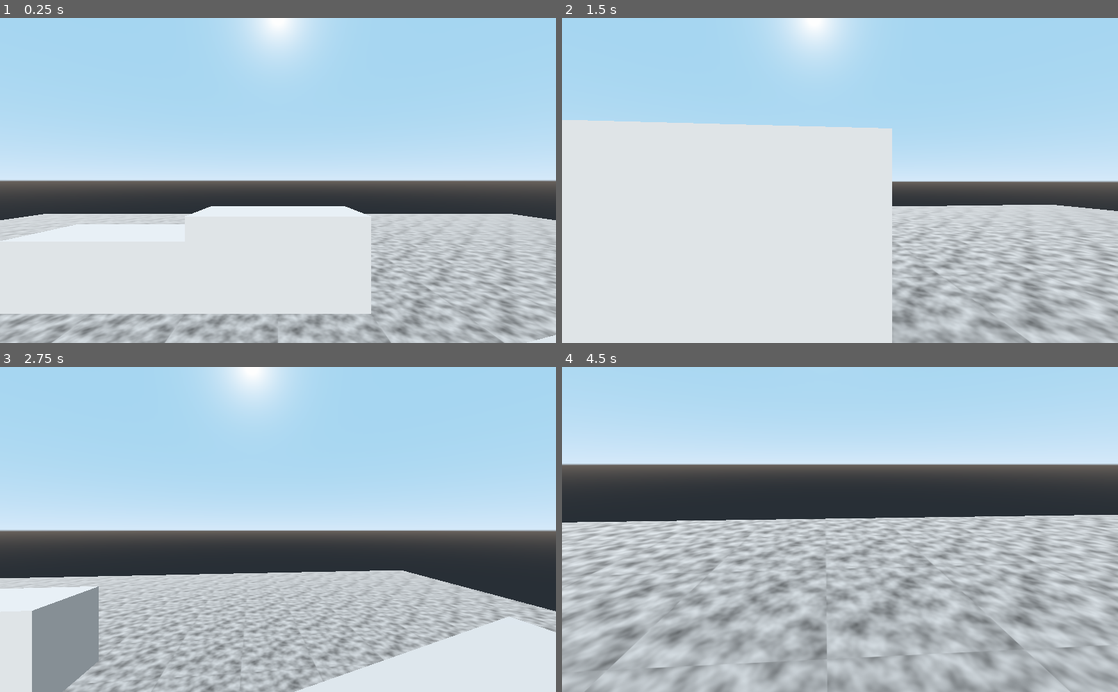
Above: before the commit, frames 1-4 (two rows, left to right).
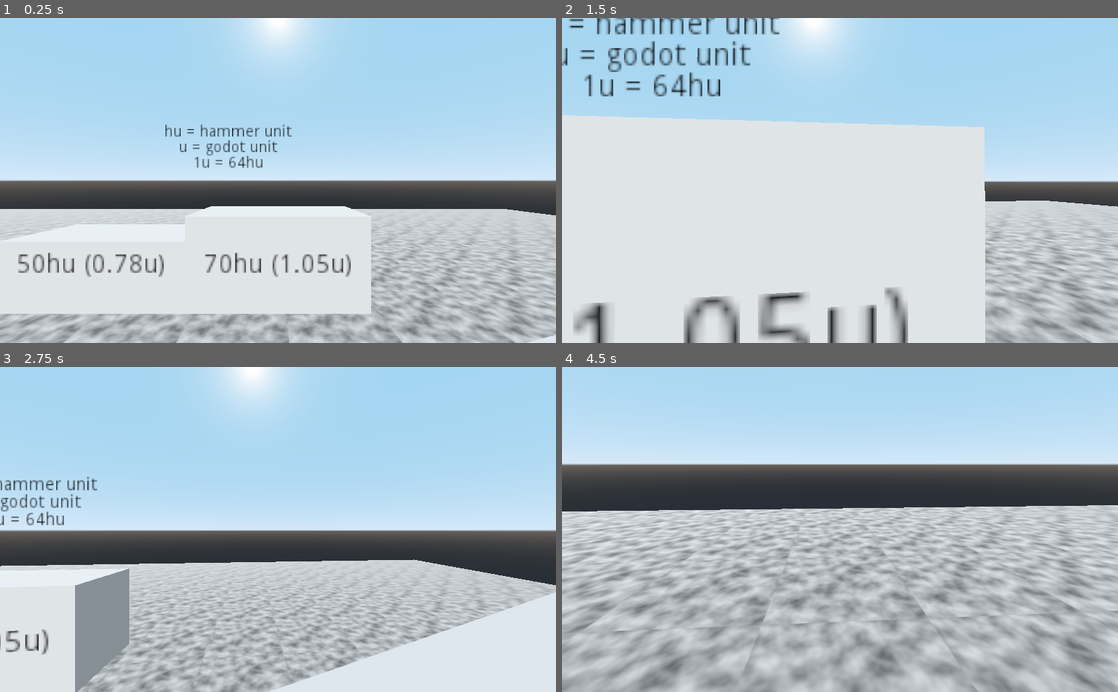
Above: after the commit, the same moments.

Repository: Jack3G/first-person-character
Game: Godot game, scene res://src/test_level.tscn
Two runs of this game, one before a commit and one after it. Both use one fixed random seed, a clock stepped at 60 frames per second and the inputs below.
Inputs (mouse positions are in pixels of both pictures, inside the frame that each line leads up to):
- Up to frame 1 (0.25 s): no input
- Up to frame 2 (1.5 s): move the mouse to (867, 180) at 0.52 s; hold W (move_forward) 0.53-1.28 s; tap ` (capture_mouse) at 0.6 s; tap Space (jump) at 0.77 s; move the mouse to (728, 196) at 1.27 s; hold S (move_back) from 1.28 s (still down); tap Ctrl (crouch) at 1.35 s
- Up to frame 3 (2.75 s): tap Space (jump) at 1.52 s; move the mouse to (333, 458) at 2.02 s; release S (move_back) at 2.03 s; hold D (move_right) from 2.03 s (still down); tap ` (capture_mouse) at 2.1 s
- Up to frame 4 (4.5 s): move the mouse to (834, 536) at 2.77 s; release D (move_right) at 2.78 s; hold W (move_forward) 2.78-4.28 s; tap Ctrl (crouch) at 2.85, 4.35 s; tap Space (jump) at 3.02, 3.77 s; move the mouse to (878, 532) at 3.52 s; tap ` (capture_mouse) at 3.6 s; move the mouse to (673, 480) at 4.27 s; hold A (move_left) from 4.28 s (still down)

The runs differ from the first frame. In frame 1, 8.7% of the frame differs, in the area x 0-100%, y 32-100%; in frame 2, 18%; in frame 3, 16%; in frame 4, 25%, in the area x 0-100%, y 42-100%.

Commit message:
Added surfing
Turns out it was already mostly there. I underestimated KinematicBody.
Also I added some surf panels to the test level.

Diff:
--- a/src/player/player.gd
+++ b/src/player/player.gd
@@ -16,11 +16,12 @@
 export var stand_height: float = 1.29688 # 83hu
 export var crouch_time: float = 0.2
 export var snap_distance: float = 0.125
+export var max_floor_angle: float = PI/4
 
 export var max_speed: float = 4.6875 # 300hu
 export var accel: float = max_speed * 10
 export var max_air_speed: float = 1
-export var air_accel: float = accel
+export var air_accel: float = 15
 export var friction: float = max_speed * 2
 # I couldn't find exactly what this should be, but the player needs to be able
 # to jump up 70hu (1.09u) with crouching, 50hu (0.78u) without.
@@ -106,7 +107,8 @@
 	var snap: Vector3 = -self.get_floor_normal() * snap_distance
 
 
-	if self.is_on_floor():
+	# if the floor is too steep use air movement (slide off / surfing)
+	if self.is_on_floor() and self.get_floor_angle() <= max_floor_angle:
 		_coyote_mode = true
 	if not self.is_on_floor() and _coyote_mode and coyote_timer.is_stopped():
 		coyote_timer.start()
@@ -149,6 +151,7 @@
 		if input == Vector3.ZERO and vel_flat.length() < fric_force.length()/2:
 			_vel.x = 0
 			_vel.z = 0
+
 	else: # Air Movement
 		var proj = _vel.project(wish_dir)
 		var is_away = wish_dir.dot(proj) <= 0
@@ -185,8 +188,9 @@
 		get_tree().create_tween().tween_property(hull, "translation",
 			Vector3.ZERO, crouch_time)
 
+
 	if not _coyote_mode:
 		_vel += get_gravity() * delta
 
-	# _vel = self.move_and_slide(_vel, Vector3.UP, true)
-	_vel = self.move_and_slide_with_snap(_vel, snap, Vector3.UP, true)
+	_vel = self.move_and_slide_with_snap(
+		_vel, snap, Vector3.UP, true, 4, max_floor_angle)
--- a/src/test_level.tscn
+++ b/src/test_level.tscn
@@ -1,27 +1,15 @@
-[gd_scene load_steps=10 format=2]
+[gd_scene load_steps=8 format=2]
 
 [ext_resource path="res://src/player/player.tscn" type="PackedScene" id=1]
 
-[sub_resource type="CubeMesh" id=1]
-size = Vector3( 20, 1, 20 )
+[sub_resource type="OpenSimplexNoise" id=9]
 
-[sub_resource type="OpenSimplexNoise" id=2]
+[sub_resource type="NoiseTexture" id=10]
+noise = SubResource( 9 )
 
-[sub_resource type="NoiseTexture" id=3]
-noise = SubResource( 2 )
-
-[sub_resource type="SpatialMaterial" id=4]
-albedo_texture = SubResource( 3 )
+[sub_resource type="SpatialMaterial" id=11]
+albedo_texture = SubResource( 10 )
 uv1_triplanar = true
-
-[sub_resource type="BoxShape" id=5]
-extents = Vector3( 10, 0.5, 10 )
-
-[sub_resource type="CapsuleMesh" id=6]
-radius = 0.25
-mid_height = 0.65
-radial_segments = 8
-rings = 2
 
 [sub_resource type="ProceduralSky" id=7]
 
@@ -30,16 +18,27 @@
 background_sky = SubResource( 7 )
 ambient_light_sky_contribution = 0.25
 
+[sub_resource type="CapsuleMesh" id=6]
+radius = 0.25
+mid_height = 0.65
+radial_segments = 8
+rings = 2
+
 [node name="TestLevel" type="Spatial"]
 
-[node name="Floor" type="StaticBody" parent="."]
+[node name="Floor" type="CSGBox" parent="."]
+transform = Transform( 1, 0, 0, 0, 1, 0, 0, 0, 1, -1.9, 0, 0 )
+use_collision = true
+width = 26.6
+height = 1.0
+depth = 23.4
+material = SubResource( 11 )
 
-[node name="MeshInstance" type="MeshInstance" parent="Floor"]
-mesh = SubResource( 1 )
-material/0 = SubResource( 4 )
+[node name="WorldEnvironment" type="WorldEnvironment" parent="."]
+environment = SubResource( 8 )
 
-[node name="CollisionShape" type="CollisionShape" parent="Floor"]
-shape = SubResource( 5 )
+[node name="DirectionalLight" type="DirectionalLight" parent="."]
+transform = Transform( 0.965926, -0.183013, 0.183013, 0, 0.707107, 0.707107, -0.258819, -0.683013, 0.683013, 0, 4, 0 )
 
 [node name="Player" parent="." instance=ExtResource( 1 )]
 transform = Transform( 1, 0, 0, 0, 1, 0, 0, 0, 1, 0, 2, 0 )
@@ -49,30 +48,90 @@
 mesh = SubResource( 6 )
 skeleton = NodePath("../..")
 
-[node name="70hu" type="CSGBox" parent="."]
+[node name="Jumps" type="Spatial" parent="."]
+
+[node name="70hu" type="CSGBox" parent="Jumps"]
 transform = Transform( 1, 0, 0, 0, 1, 0, 0, 0, 1, 0, 1.025, -3 )
 use_collision = true
 height = 1.05
 depth = 1.0
 
-[node name="50hu" type="CSGBox" parent="."]
+[node name="Label3D" type="Label3D" parent="Jumps/70hu"]
+transform = Transform( 1, 0, 0, 0, 1, 0, 0, 0, 1, 0, 0, 0.516504 )
+pixel_size = 0.02
+modulate = Color( 0, 0, 0, 1 )
+text = "70hu (1.05u)"
+
+[node name="50hu" type="CSGBox" parent="Jumps"]
 transform = Transform( 1, 0, 0, 0, 1, 0, 0, 0, 1, -2, 0.89, -3 )
 use_collision = true
 height = 0.78
 depth = 1.0
 
-[node name="Ramp" type="CSGBox" parent="."]
+[node name="Label3D2" type="Label3D" parent="Jumps/50hu"]
+transform = Transform( 1, 0, 0, 0, 1, 0, 0, 0, 1, 0, 0.135, 0.516504 )
+pixel_size = 0.02
+modulate = Color( 0, 0, 0, 1 )
+text = "50hu (0.78u)"
+
+[node name="Info" type="Label3D" parent="Jumps"]
+transform = Transform( 1, 0, 0, 0, 1, 0, 0, 0, 1, -0.9, 2.525, -4.1835 )
+pixel_size = 0.02
+billboard = 2
+modulate = Color( 0, 0, 0, 1 )
+outline_modulate = Color( 1, 1, 1, 1 )
+text = "hu = hammer unit
+u = godot unit
+1u = 64hu"
+
+[node name="Ramps" type="Spatial" parent="."]
+
+[node name="Ramp" type="CSGBox" parent="Ramps"]
 transform = Transform( 0.965926, -0.258819, 0, 0.258819, 0.965926, 0, 0, 0, 1, 4, 0, -1 )
 use_collision = true
 width = 4.0
 
-[node name="SteepRamp" type="CSGBox" parent="."]
+[node name="SteepRamp" type="CSGBox" parent="Ramps"]
 transform = Transform( 0.866025, -0.5, 0, 0.5, 0.866025, 0, 0, 0, 1, 3.7, 0.3, 1 )
 use_collision = true
 width = 4.0
 
-[node name="WorldEnvironment" type="WorldEnvironment" parent="."]
-environment = SubResource( 8 )
+[node name="Surf" type="Spatial" parent="."]
 
-[node name="DirectionalLight" type="DirectionalLight" parent="."]
-transform = Transform( 0.965926, -0.183013, 0.183013, 0, 0.707107, 0.707107, -0.258819, -0.683013, 0.683013, 0, 4, 0 )
+[node name="Surf50Deg" type="CSGBox" parent="Surf"]
+transform = Transform( 0.766044, -0.642788, 0, 0.642788, 0.766044, 0, 0, 0, 1, -8, 1.5, 3 )
+use_collision = true
+width = 1.2
+height = 2.8
+depth = 10.0
+
+[node name="Label3D" type="Label3D" parent="Surf/Surf50Deg"]
+transform = Transform( -4.37114e-08, -2.98023e-08, 1, 2.98023e-08, 1, 2.98023e-07, -1, 2.98023e-08, -4.37114e-08, 0.612836, -0.514226, 0 )
+pixel_size = 0.04
+modulate = Color( 0, 0, 0, 1 )
+text = "50 Degrees"
+
+[node name="Surf55Deg" type="CSGBox" parent="Surf"]
+transform = Transform( -0.819152, -0.573576, 0, 0.573576, -0.819152, 0, 0, 0, 1, -9.8, 1.5, 3 )
+use_collision = true
+width = 1.2
+height = 2.8
+depth = 10.0
+
+[node name="Label3D2" type="Label3D" parent="Surf/Surf55Deg"]
+transform = Transform( -1.17755e-07, -0.0871557, 0.996195, -7.60228e-08, -0.996195, -0.0871561, 1, -8.59966e-08, 1.10681e-07, 0.655326, 0.45886, 0 )
+pixel_size = 0.04
+modulate = Color( 0, 0, 0, 1 )
+text = "55 Degrees"
+
+[node name="Step" type="CSGBox" parent="Surf"]
+transform = Transform( 1, 0, 0, 0, 1, 0, 0, 0, 1, -8.89891, 0.792356, -3.00333 )
+use_collision = true
+width = 4.8
+height = 0.8
+
+[node name="Step2" type="CSGBox" parent="Surf"]
+transform = Transform( 1, 0, 0, 0, 1, 0, 0, 0, 1, -8.89891, 0.792356, 8.99667 )
+use_collision = true
+width = 4.8
+height = 0.8
Not shown, changed: README.md
